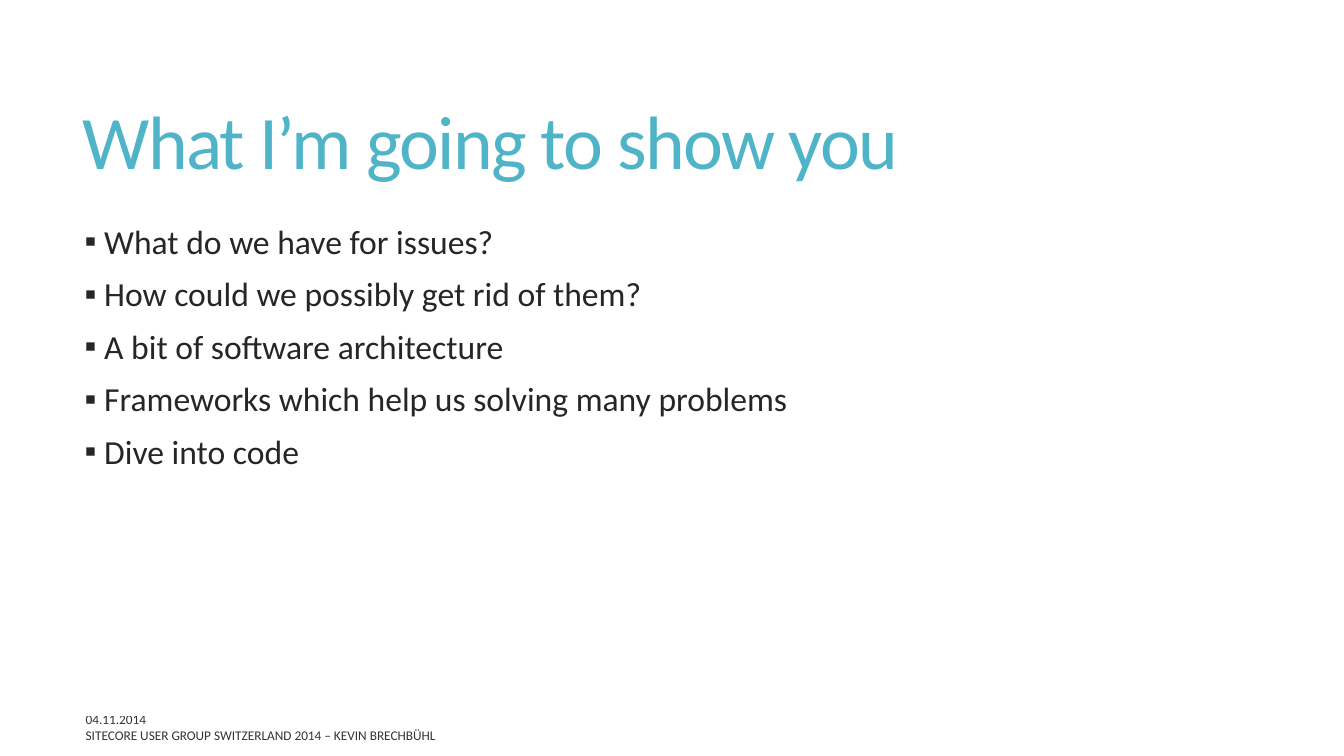
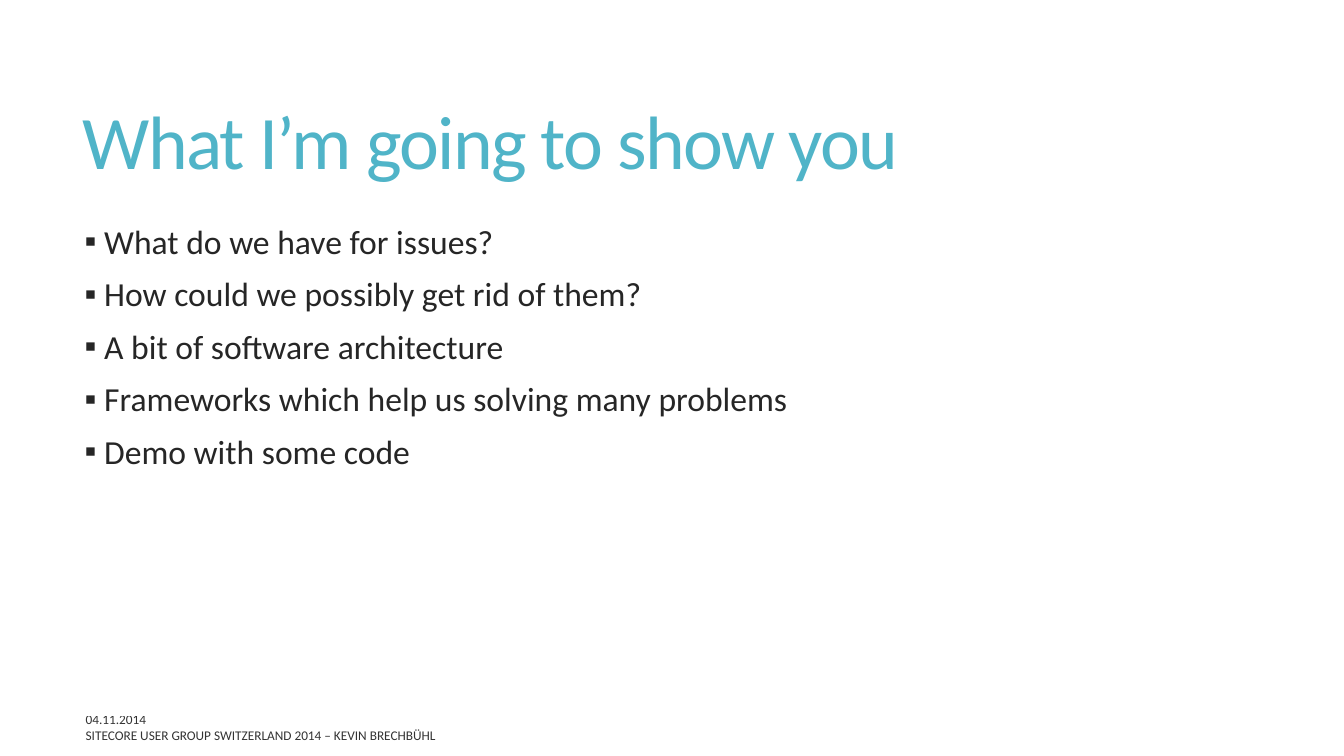
Before and after one commit to SUGCH/ThreeLayeredArchitectureWithSitecore, a slide deck: slide 3 of doc/ThreeLayeredArchitectureWithSitecore.pptx. Drawn at 1344x756 pixels with LibreOffice and Linux fonts; fonts in the diff are those of the drawing. Boxes give left, top, right and bottom in pixels: in the first picture for what was removed or moved away, otherwise in the second. Text is boxed around its words. In the diff, an @@ line names an element or a change of style, - is before the commit and + after.

```diff
--- a/doc/ThreeLayeredArchitectureWithSitecore.pptx
+++ b/doc/ThreeLayeredArchitectureWithSitecore.pptx
@@ text at (104,440,410,465): text changed @@
-▪ Dive into code
+▪ Demo with some code
```
Also in this commit, not shown: 1 other slide changed, 3 slides added.
